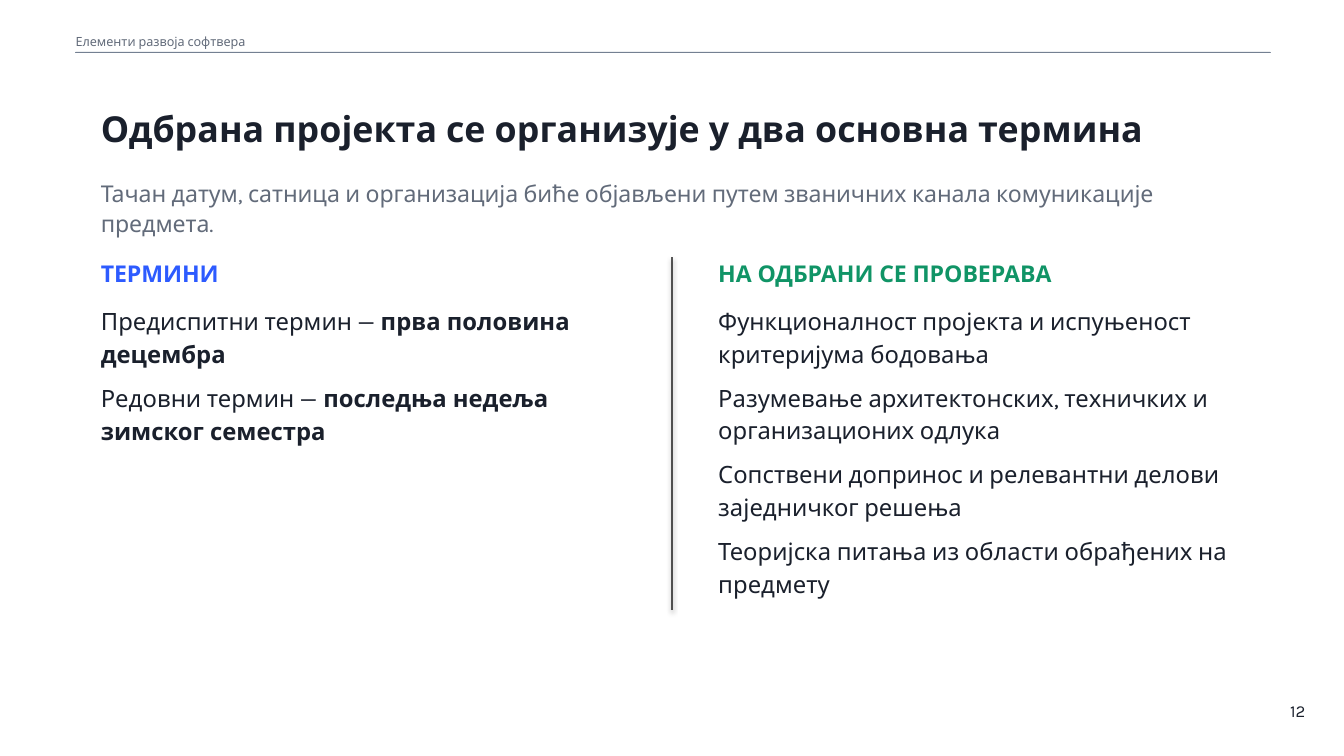
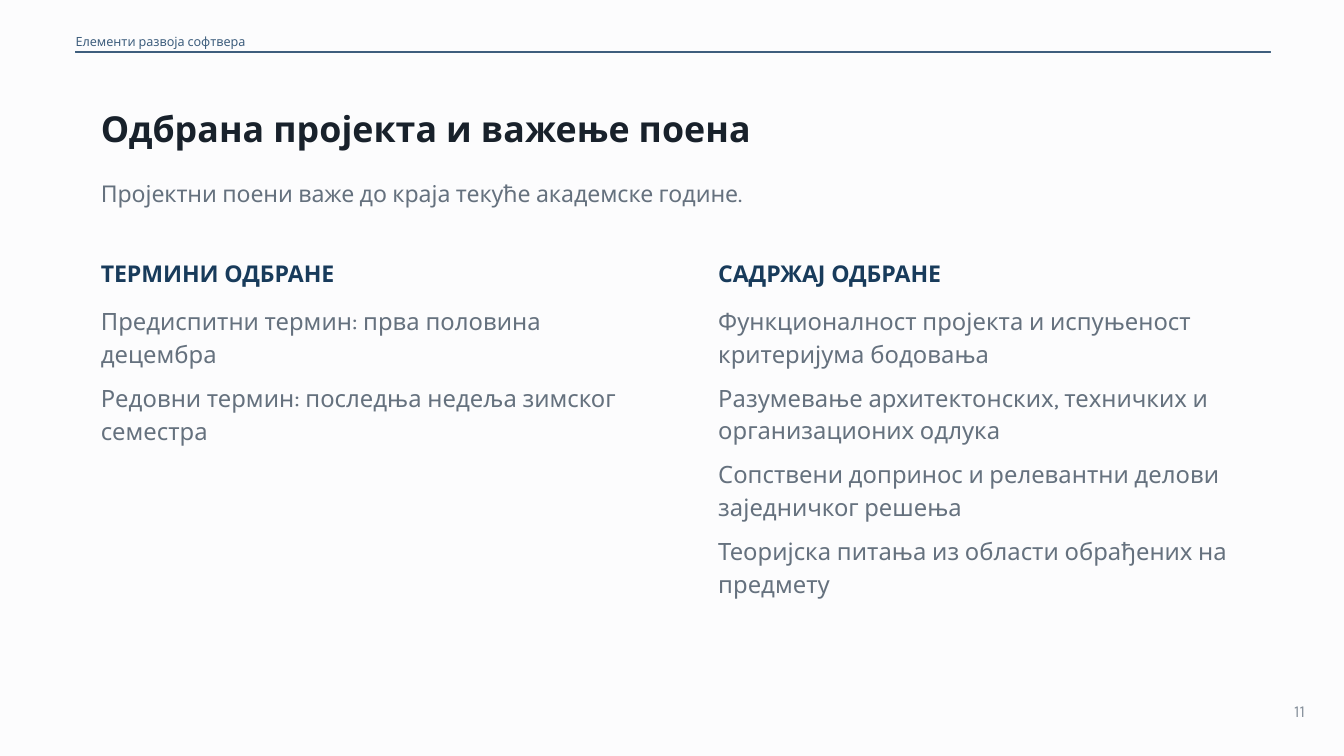
Before and after one commit to owlCoder/ftn-nastavni-materijali, a slide deck: slide 11 of 01 Elementi Razvoja Softvera/02 Prezentacije/PPTX/00_Osnovne_informacije.pptx (slide 12 before the commit). Drawn at 1344x756 pixels with LibreOffice and Linux fonts; fonts in the diff are those of the drawing. Boxes give left, top, right and bottom in pixels: in the first picture for what was removed or moved away, otherwise in the second. Text is boxed around its words. In the diff, an @@ line names an element or a change of style, - is before the commit and + after.

Commit message:
Update ERS navy theme and OIB presentation materials

```diff
--- a/01 Elementi Razvoja Softvera/02 Prezentacije/PPTX/00_Osnovne_informacije.pptx
+++ b/01 Elementi Razvoja Softvera/02 Prezentacije/PPTX/00_Osnovne_informacije.pptx
@@ background #FFFFFF to #FCFCFD @@
@@ text "Елементи развоја софтвера" at [76, 36, 246, 49]: text colour #626B7A to #3E5E7D @@
@@ rectangle at [76, 52, 1270, 53]: fill #748092 to #3E5E7D; outline #748092 0.3 pt to #3E5E7D 0.75 pt @@
@@ text at [101, 114, 751, 151]: text changed; text colour #1A202C to #18212B @@
-Одбрана пројекта се организује у два основна термина
+Одбрана пројекта и важење поена
@@ text at [101, 184, 739, 208]: text changed; text colour #626B7A to #65717E @@
-Тачан датум, сатница и организација биће објављени путем званичних канала комуникације предмета.
+Пројектни поени важе до краја текуће академске године.
@@ text at [101, 265, 334, 287]: text changed; text colour #2D5BFF to #183B5B @@
-ТЕРМИНИ
+ТЕРМИНИ ОДБРАНЕ
@@ line removed from (673, 257) to (673, 610) @@
@@ text at [718, 265, 941, 287]: text changed; text colour #109466 to #183B5B @@
-НА ОДБРАНИ СЕ ПРОВЕРАВА
+САДРЖАЈ ОДБРАНЕ
@@ text "Функционалност пројекта и испуњеност критеријума ..." at [718, 312, 1226, 599]: text colour #1A202C to #65717E @@
@@ text at [101, 313, 616, 446]: text changed; text colour #1A202C to #65717E; bold off @@
-Предиспитни термин — прва половина децембра
-Редовни термин — последња недеља зимског семестра
+Предиспитни термин: прва половина децембра
+Редовни термин: последња недеља зимског семестра
@@ text at [1294, 706, 1305, 717]: text changed; text colour #1A202C to #87919C @@
-12
+11
```
Also in this commit, not shown: 6 other slides changed, 6 slides added, 7 slides removed, 36 other files.
